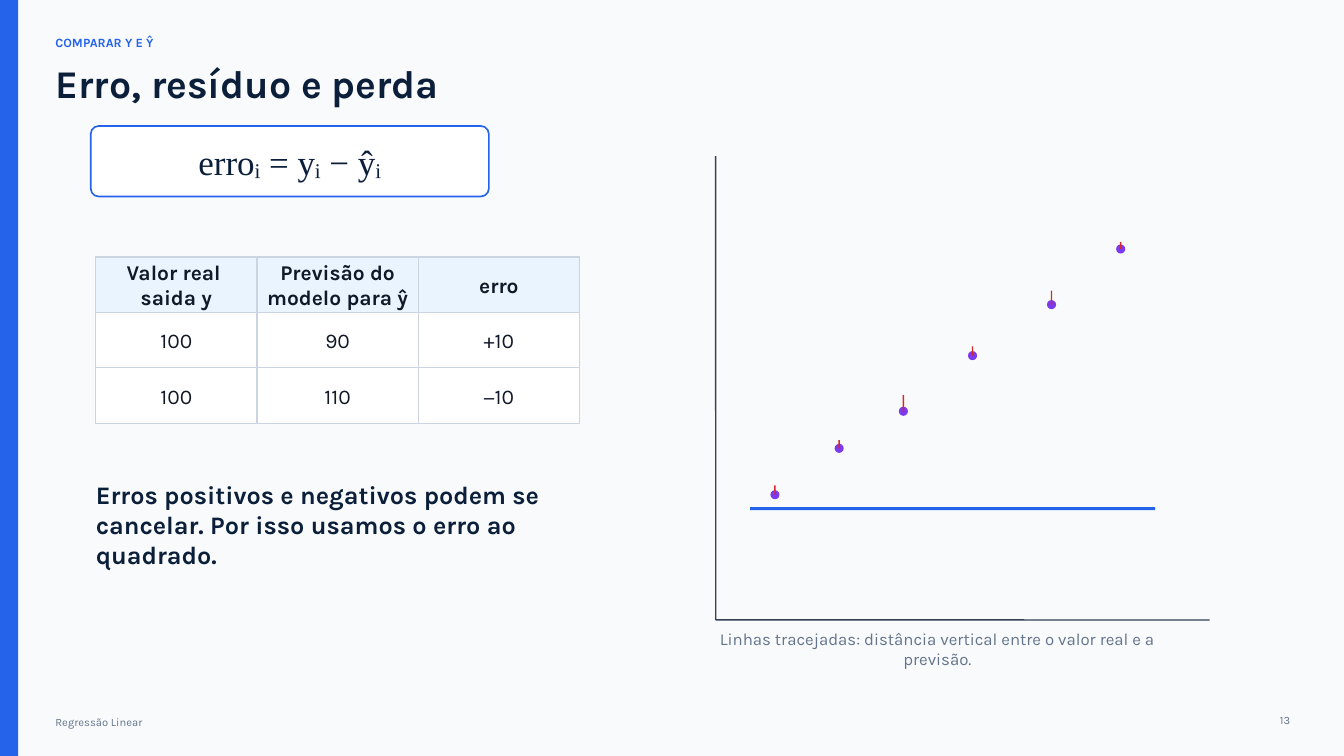
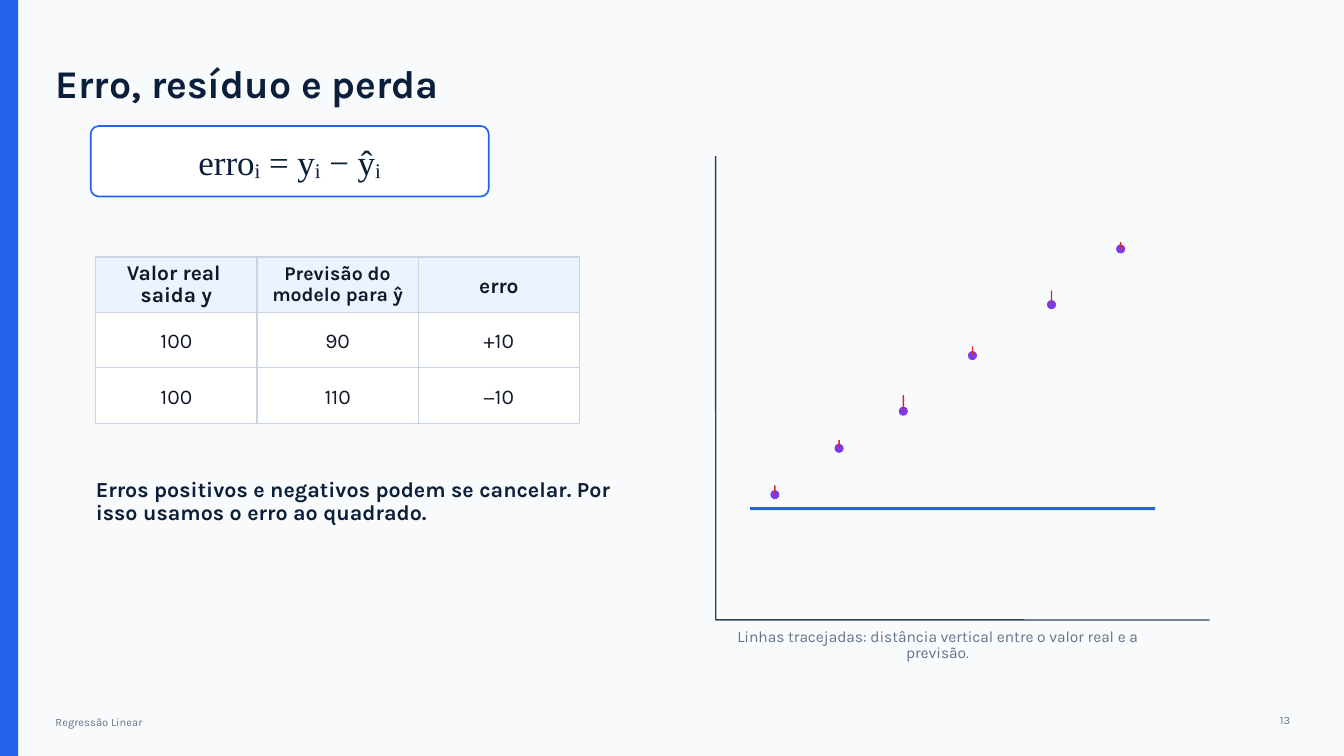
Before and after one commit to bruno-antonio-marques/2026-2-gestao-e-analise-de-dados-exercicios, a slide deck: slide 17 of 03-2026-08-25-coleta_de_dados_e_regressao_linear/aula_regressao_linear.pptx. Drawn at 1344x756 pixels with LibreOffice and Linux fonts; fonts in the diff are those of the drawing. Boxes give left, top, right and bottom in pixels: in the first picture for what was removed or moved away, otherwise in the second. Text is boxed around its words. In the diff, an @@ line names an element or a change of style, - is before the commit and + after.

```diff
--- a/03-2026-08-25-coleta_de_dados_e_regressao_linear/aula_regressao_linear.pptx
+++ b/03-2026-08-25-coleta_de_dados_e_regressao_linear/aula_regressao_linear.pptx
@@ text removed at (55, 35, 153, 47) @@
-COMPARAR Y E Ŷ
@@ text "Valor real" at (127, 265, 221, 308): line spacing 1 to 0.9 @@
@@ text "Previsão do modelo para ŷ" at (272, 266, 403, 306): size 15 to 13.9 pt; line spacing 1 to 0.9 @@
@@ text "Erros positivos e negativos podem ..." at (96, 481, 610, 526): size 18 to 15.3 pt; line spacing 1 to 0.9 @@
@@ text "Linhas tracejadas: distância vertical entre ..." at (737, 631, 1138, 662): size 12 to 11.1 pt; line spacing 1 to 0.9 @@
```
Also in this commit, not shown: 22 other slides changed, 2 slides added, 1 slide removed.
